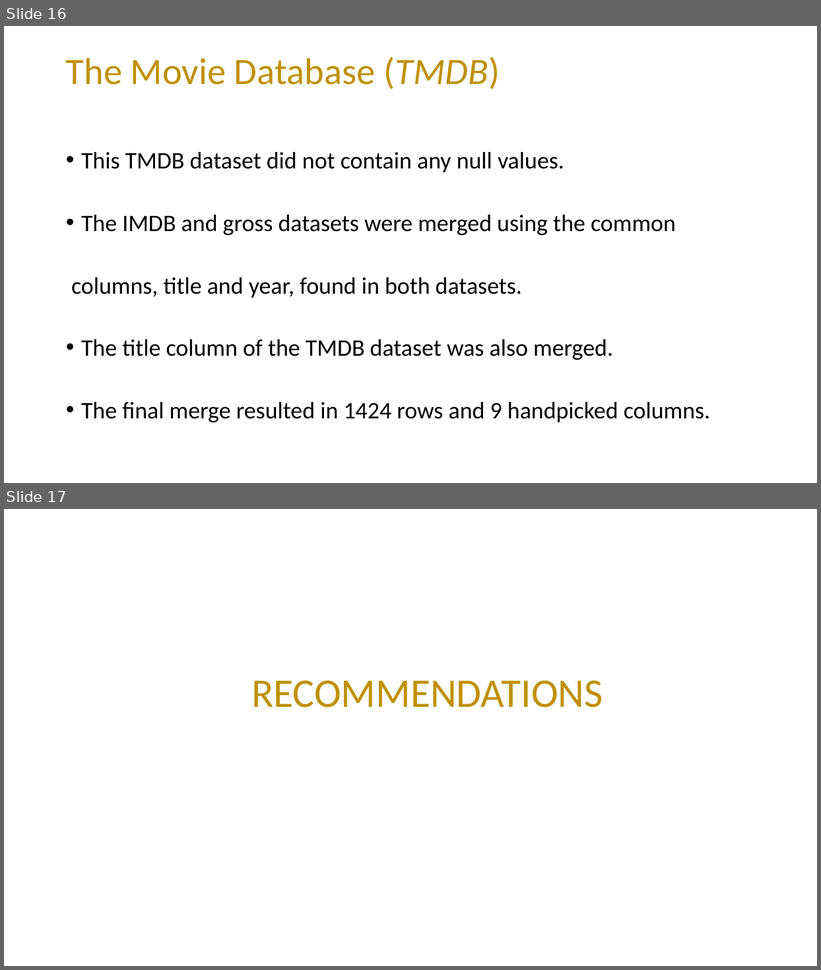
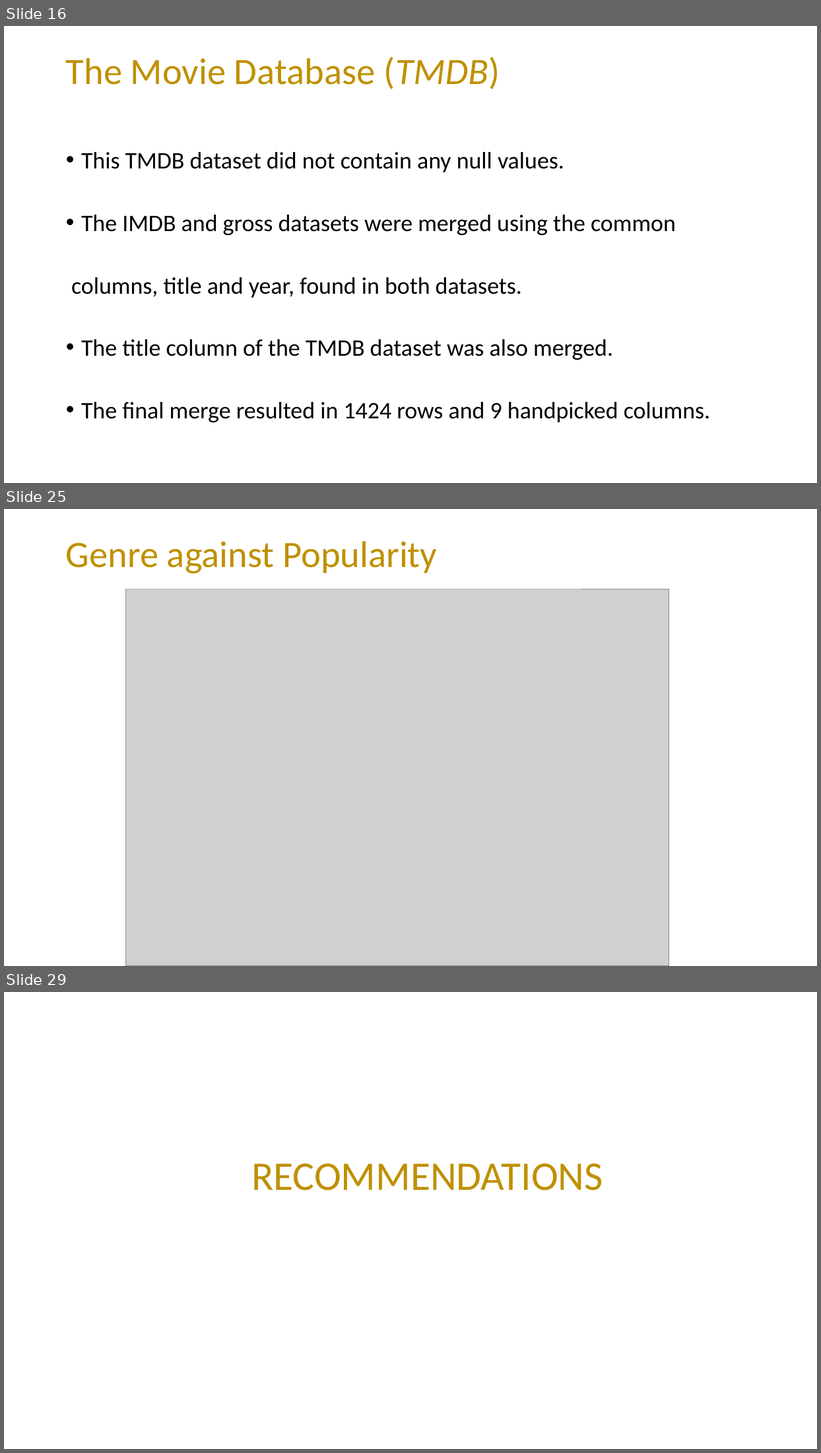
Before and after one commit to mading225/GROUP-6-PROJECT-, a slide deck: project.pptx. Shown one above the other, each under a label of ours: slides 16 and 17 before the commit, slides 16, 25 and 29 after it; the slides between them are not shown. The pictures are 821x970 and 821x1453 pixels, drawn with LibreOffice and Linux fonts; fonts in the diff are those of the drawing; grey boxes stand for pictures. Boxes give left, top, right and bottom in pixels: in the first picture for what was removed or moved away, otherwise in the second. Text is boxed around its words. In the diff, an @@ line names an element or a change of style, - is before the commit and + after.

```diff
--- a/project.pptx
+++ b/project.pptx
@@ slide 25 added at bbox=[4, 509, 817, 966], background #FFFFFF @@
@@ title added at bbox=[66, 541, 437, 574], 44 pt, text #BF9000 @@
+Genre against Popularity
@@ picture added at bbox=[126, 589, 669, 966] @@
@@ rectangle added at bbox=[126, 589, 582, 589], fill #FFFFFF @@
@@ what was slide 17 is now slide 29 @@
```
Also in this commit, not shown: 11 other slides added.
